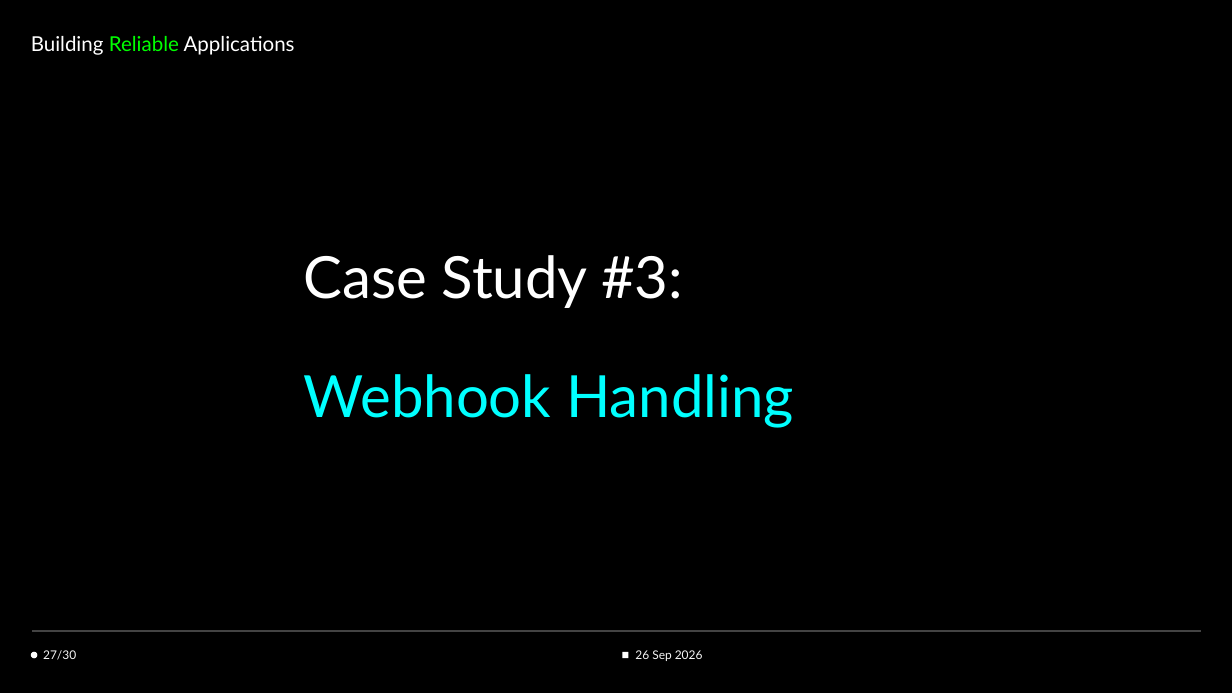
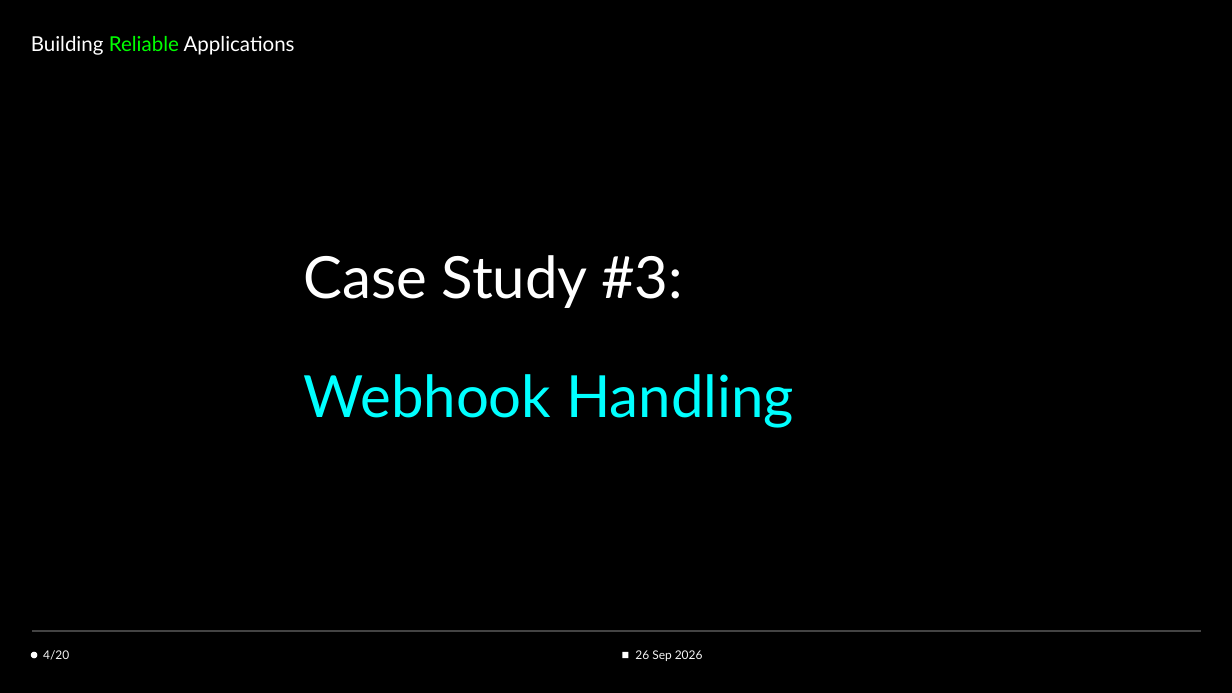
Before and after one commit to mo-waseem/realiable_app, a slide deck: slide 27 of Building Reliable Applications.pptx. Drawn at 1232x693 pixels with LibreOffice and Linux fonts; fonts in the diff are those of the drawing. Boxes give left, top, right and bottom in pixels: in the first picture for what was removed or moved away, otherwise in the second. Text is boxed around its words. In the diff, an @@ line names an element or a change of style, - is before the commit and + after.

```diff
--- a/Building Reliable Applications.pptx
+++ b/Building Reliable Applications.pptx
@@ subtitle at [43,650,69,660]: text changed @@
-27/30
+4/20
```
Also in this commit, not shown: 8 other slides changed.
